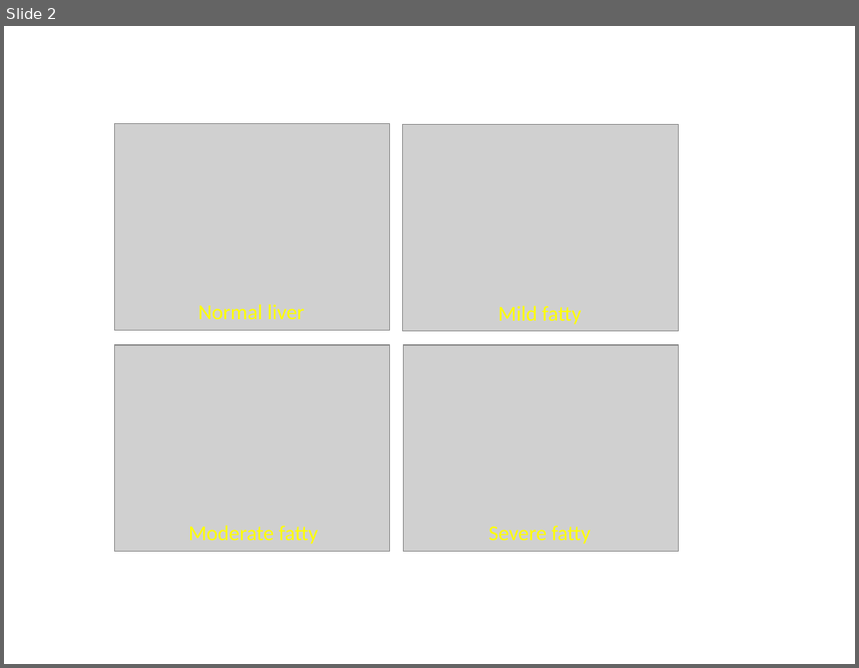
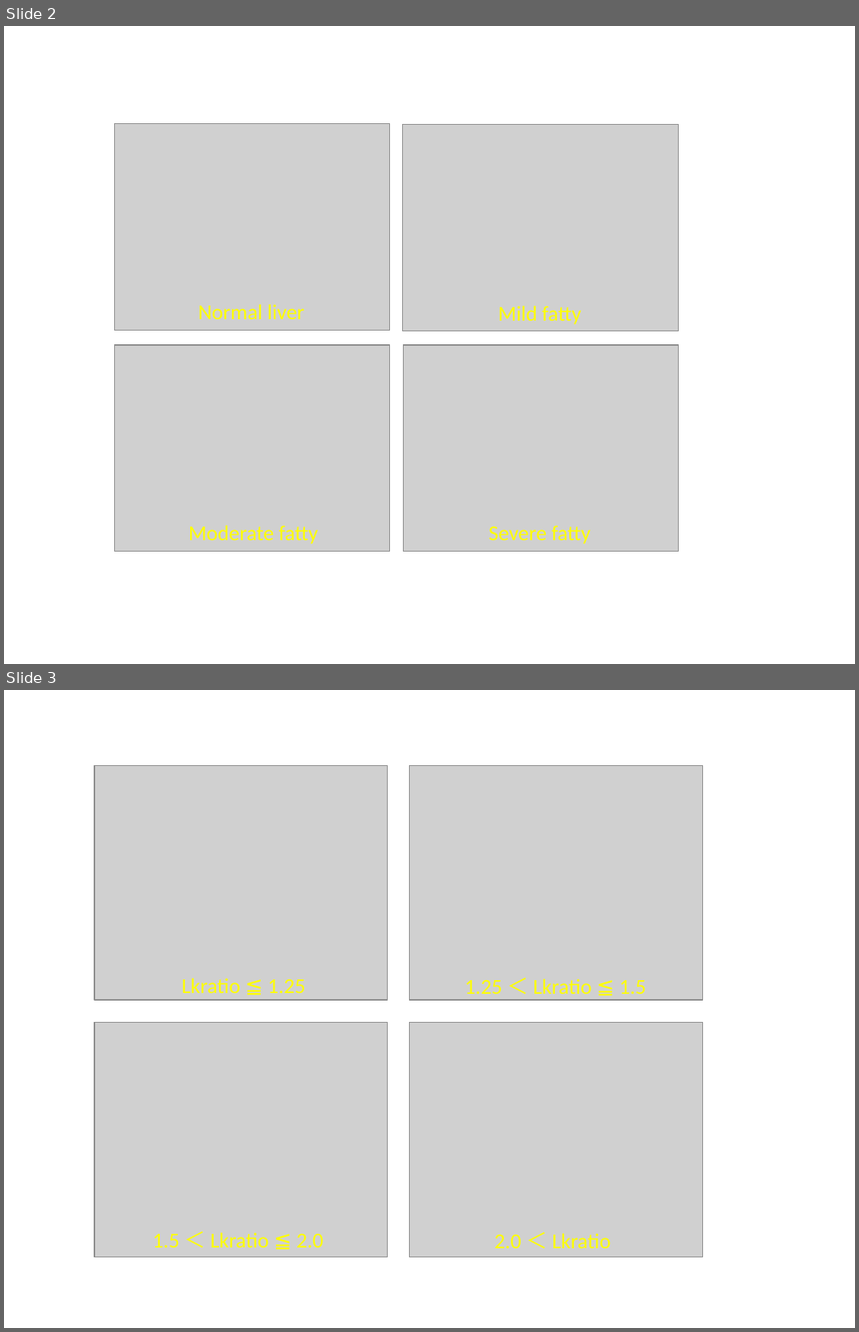
Before and after one commit to Algo1970/SappoRoR8, a slide deck: LKgrade.pptx. Shown one above the other, each under a label of ours: slide 2 before the commit, slides 2 and 3 after it. The pictures are 859x668 and 859x1332 pixels, drawn with LibreOffice and Linux fonts; fonts in the diff are those of the drawing; grey boxes stand for pictures. Boxes give left, top, right and bottom in pixels: in the first picture for what was removed or moved away, otherwise in the second. Text is boxed around its words. In the diff, an @@ line names an element or a change of style, - is before the commit and + after.

```diff
--- a/LKgrade.pptx
+++ b/LKgrade.pptx
@@ slide 3 added at [4, 690, 855, 1328], background #FFFFFF @@
@@ group added at [94, 766, 702, 1257]: 4 pictures, 4 texts @@
+Lkratio ≦ 1.25
+1.25 ＜ Lkratio ≦ 1.5
+1.5 ＜ Lkratio ≦ 2.0
+2.0 ＜ Lkratio
```
